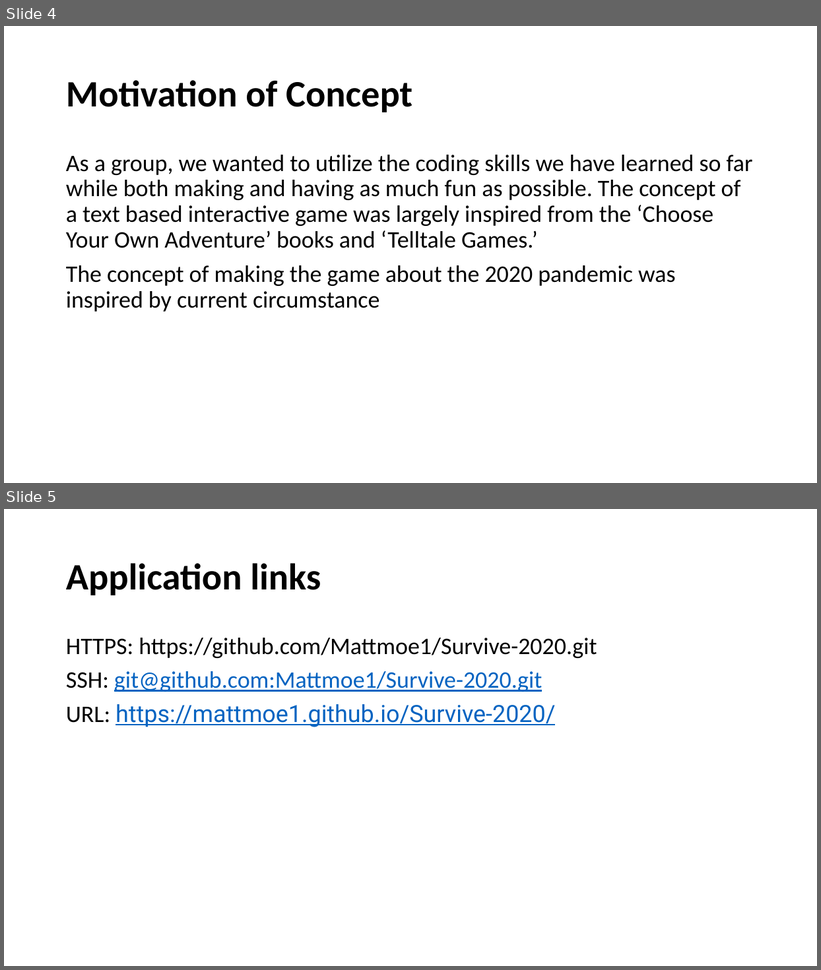
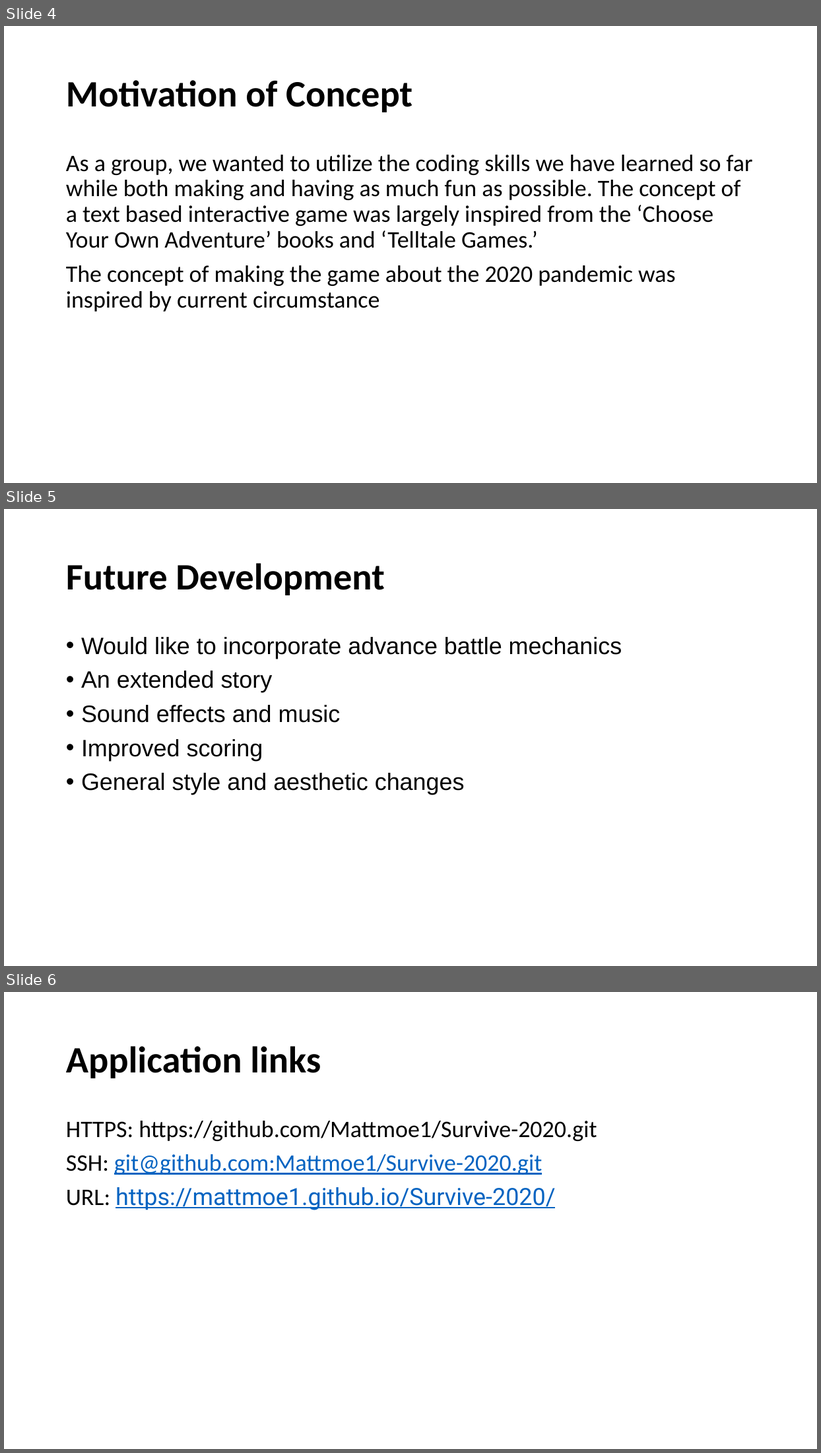
Before and after one commit to Mattmoe1/Survive-2020, a slide deck: project1_presentation.pptx. Shown one above the other, each under a label of ours: slides 4 and 5 before the commit, slides 4, 5 and 6 after it. The pictures are 821x970 and 821x1453 pixels, drawn with LibreOffice and Linux fonts; fonts in the diff are those of the drawing. Boxes give left, top, right and bottom in pixels: in the first picture for what was removed or moved away, otherwise in the second. Text is boxed around its words. In the diff, an @@ line names an element or a change of style, - is before the commit and + after.

Commit message:
Added a future development section

```diff
--- a/project1_presentation.pptx
+++ b/project1_presentation.pptx
@@ slide 5 added at (4, 509, 817, 966), background #FFFFFF @@
@@ title added at (66, 563, 384, 595), 44 pt, text #000000, bold @@
+Future Development
@@ text added at (81, 637, 622, 795), 28 pt, text #000000 @@
+• Would like to incorporate advance battle mechanics
+• An extended story
+• Sound effects and music
+• Improved scoring
+• General style and aesthetic changes
@@ what was slide 5 is now slide 6 @@
```
